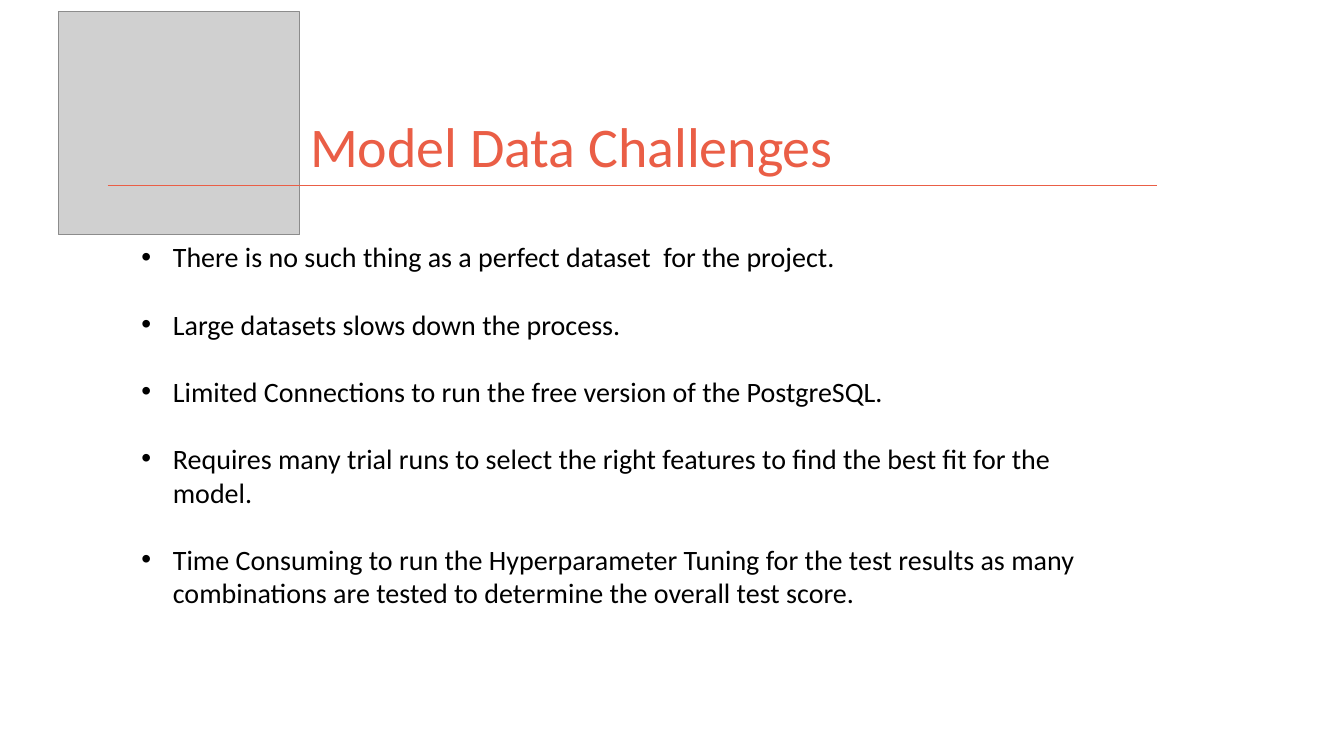
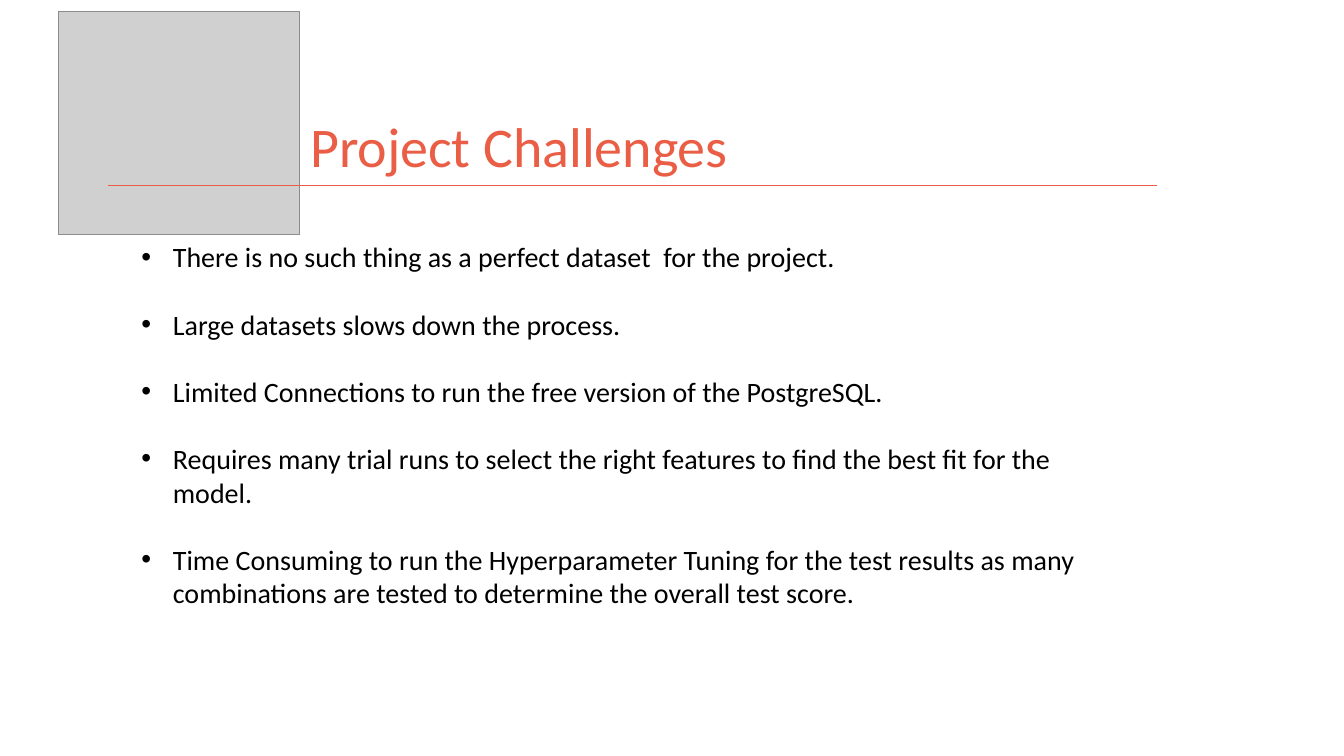
Before and after one commit to kman4/AirbnbPredictions, a slide deck: slide 5 of Airbnb Price Predictions (Model).pptx (slide 15 before the commit). Drawn at 1344x756 pixels with LibreOffice and Linux fonts; fonts in the diff are those of the drawing; grey boxes stand for pictures. Boxes give left, top, right and bottom in pixels: in the first picture for what was removed or moved away, otherwise in the second. Text is boxed around its words. In the diff, an @@ line names an element or a change of style, - is before the commit and + after.

```diff
--- a/Airbnb Price Predictions (Model).pptx
+++ b/Airbnb Price Predictions (Model).pptx
@@ title at (310,128,727,177): text changed @@
-Model Data Challenges
+Project Challenges
```
Also in this commit, not shown: 5 other slides changed, 1 slide added, 1 slide removed.
